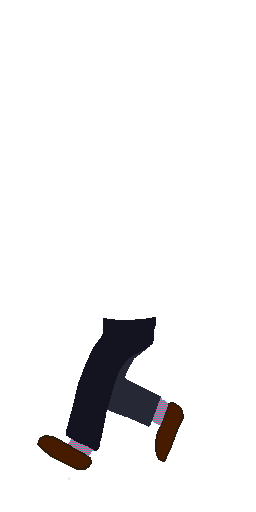
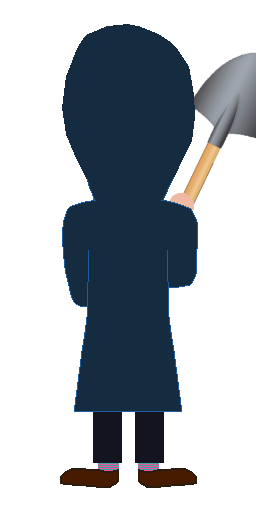
Two versions of the same layered image (256 x 512). Layer-by-layer changes:
added layer "Cape copy" above "Cape copy #1" over [62, 24, 198, 412]
hid "Legs5L" over [34, 317, 184, 481]
added layer "ArmsB Showel0" above "ArmsB" over [64, 192, 195, 331]
showed "Legs0B" over [60, 323, 197, 488]
showed "HeadB" over [67, 33, 191, 243]
added layer "Showl copy" above "Showl" over [132, 52, 256, 285]
